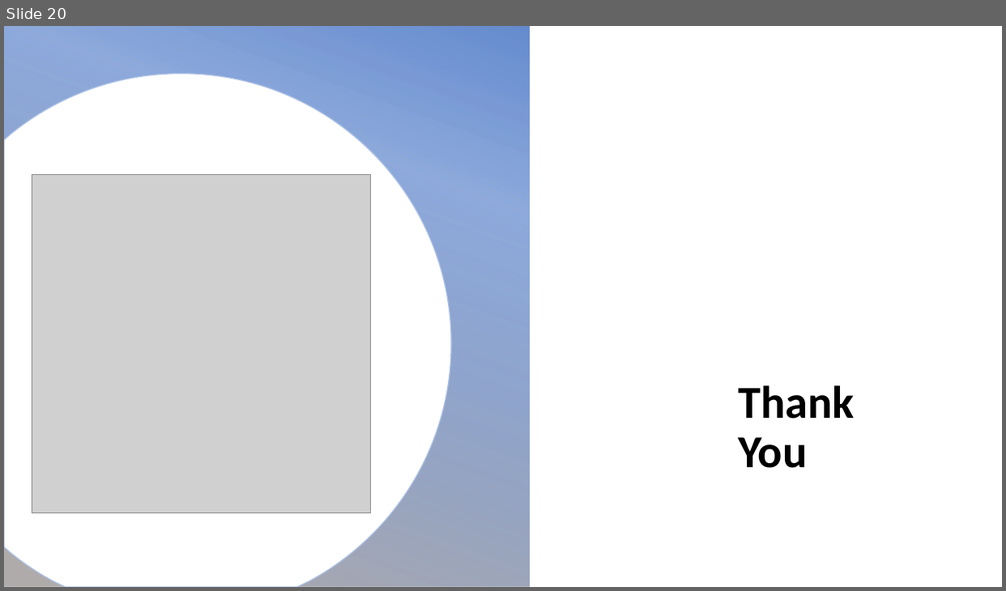
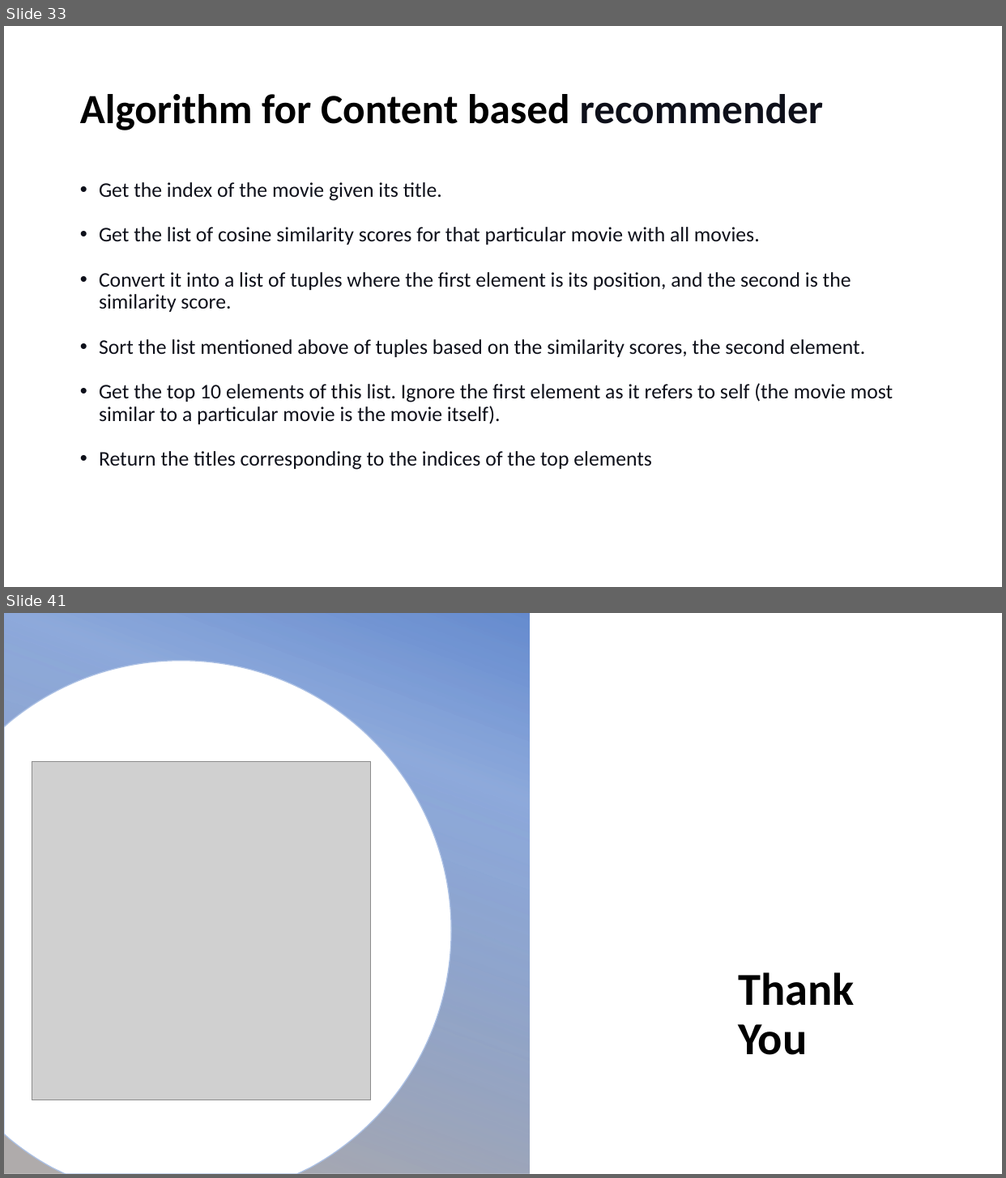
Before and after one commit to lasyabheemendra/Sprigboard-DatascienceProjects, a slide deck: Capstone2_Recommendation System for movies/Recommendation system.pptx. Shown one above the other, each under a label of ours: slide 20 before the commit, slides 33 and 41 after it; the slides between them are not shown. The pictures are 1006x591 and 1006x1178 pixels, drawn with LibreOffice and Linux fonts; fonts in the diff are those of the drawing; grey boxes stand for pictures; background and template pictures are left out. Boxes give left, top, right and bottom in pixels: in the first picture for what was removed or moved away, otherwise in the second. Text is boxed around its words. In the diff, an @@ line names an element or a change of style, - is before the commit and + after.

```diff
--- a/Capstone2_Recommendation System for movies/Recommendation system.pptx
+++ b/Capstone2_Recommendation System for movies/Recommendation system.pptx
@@ slide 33 added at [4, 26, 1002, 587], background #FFFFFF @@
@@ title added at [80, 94, 823, 130], 40 pt, text #000000, bold @@
+Algorithm for Content based recommender
@@ text added at [99, 182, 893, 470], 20 pt, text #0E101A @@
+• Get the index of the movie given its title.
+• Get the list of cosine similarity scores for that particular movie with all movies.
+• Convert it into a list of tuples where the first element is its position, and the second is the similarity score.
+• Sort the list mentioned above of tuples based on the similarity scores, the second element.
+• Get the top 10 elements of this list. Ignore the first element as it refers to self (the movie most similar to a particular movie is the movie itself).
+• Return the titles corresponding to the indices of the top elements
@@ what was slide 20 is now slide 41 @@
```
Also in this commit, not shown: 16 slides changed, 22 other slides added, 2 slides removed.
